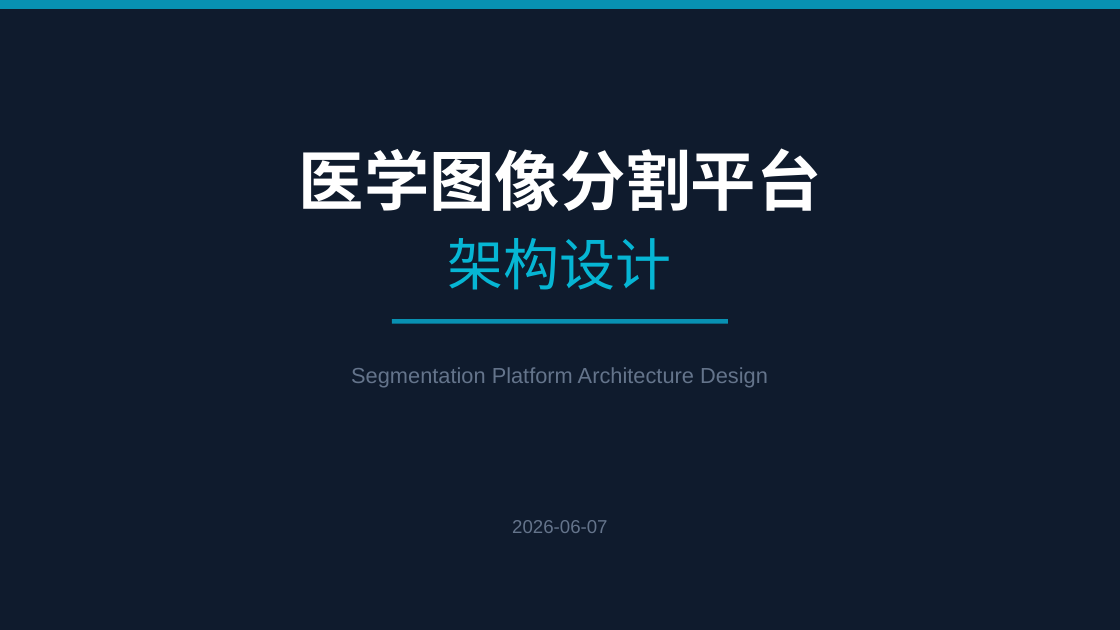
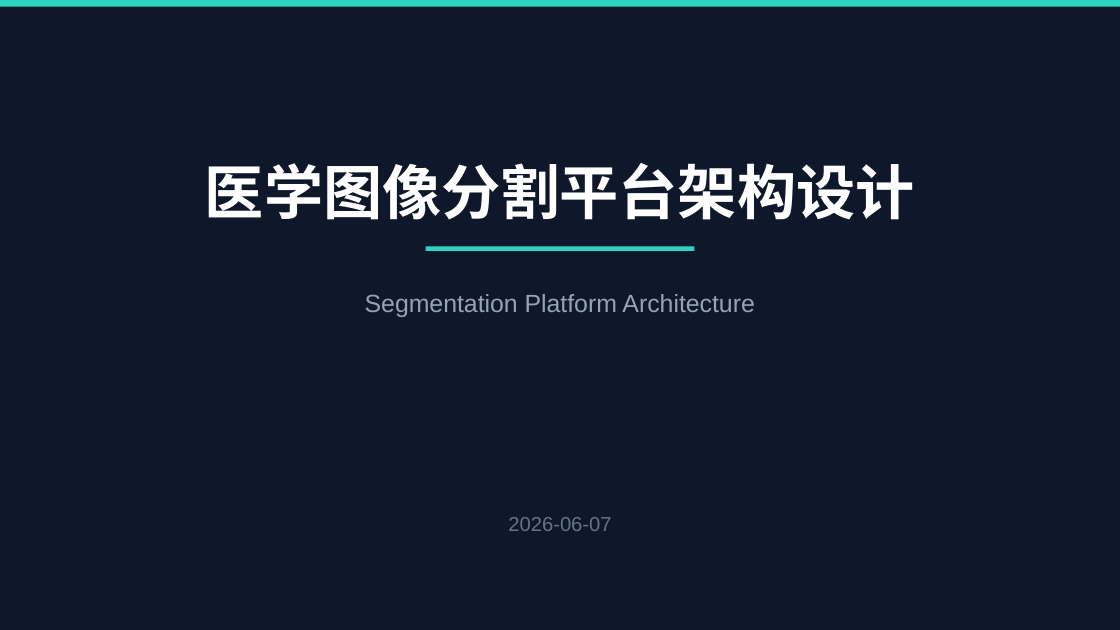
Before and after one commit to ShijianRuan/SegmentationPlatform, a slide deck: slide 1 of SegmentationPlatform_Architecture.pptx. Drawn at 1120x630 pixels with LibreOffice and Linux fonts; fonts in the diff are those of the drawing. Boxes give left, top, right and bottom in pixels: in the first picture for what was removed or moved away, otherwise in the second. Text is boxed around its words. In the diff, an @@ line names an element or a change of style, - is before the commit and + after.

Commit message:
fix: 修复 PPT 设计和格式问题 - 重写排版、配色、表格修复

```diff
--- a/SegmentationPlatform_Architecture.pptx
+++ b/SegmentationPlatform_Architecture.pptx
@@ background #0F1B2D to #0F172A @@
@@ rectangle at [0, 0, 1120, 7]: fill #0891B2 to #2DD4BF @@
@@ text at [205, 163, 915, 220]: text changed; size 42 to 38 pt @@
-医学图像分割平台
+医学图像分割平台架构设计
@@ text removed at [448, 238, 672, 290] @@
-架构设计
@@ rectangle at [426, 246, 694, 251]: fill #0891B2 to #2DD4BF @@
@@ rectangle: place and size @@
-rectangle at [392, 319, 728, 324]
+rectangle at [426, 246, 694, 251]
@@ text at [365, 294, 754, 317]: text changed; size 14 to 16 pt; text colour #64748B to #94A3B8 @@
-Segmentation Platform Architecture Design
+Segmentation Platform Architecture
@@ text "2026-06-07" at [508, 517, 611, 531]: size 12 to 13 pt @@
```
Also in this commit, not shown: 13 other slides changed, 1 slide added, 1 slide removed, 2 other files.
